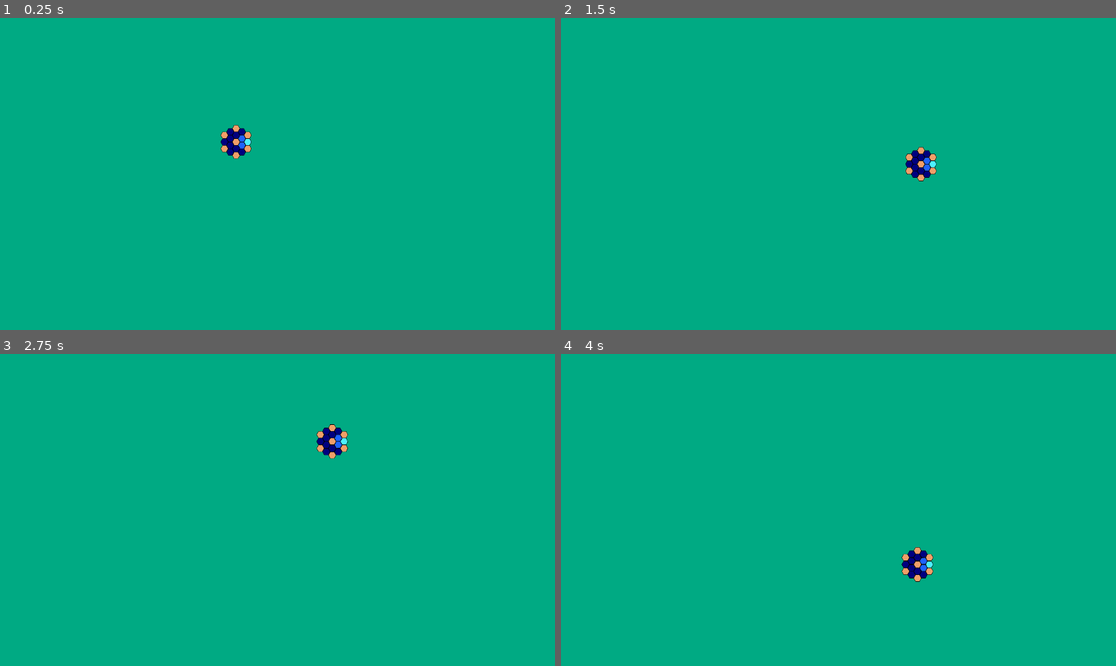
Above: before the commit, frames 1-4 (two rows, left to right).
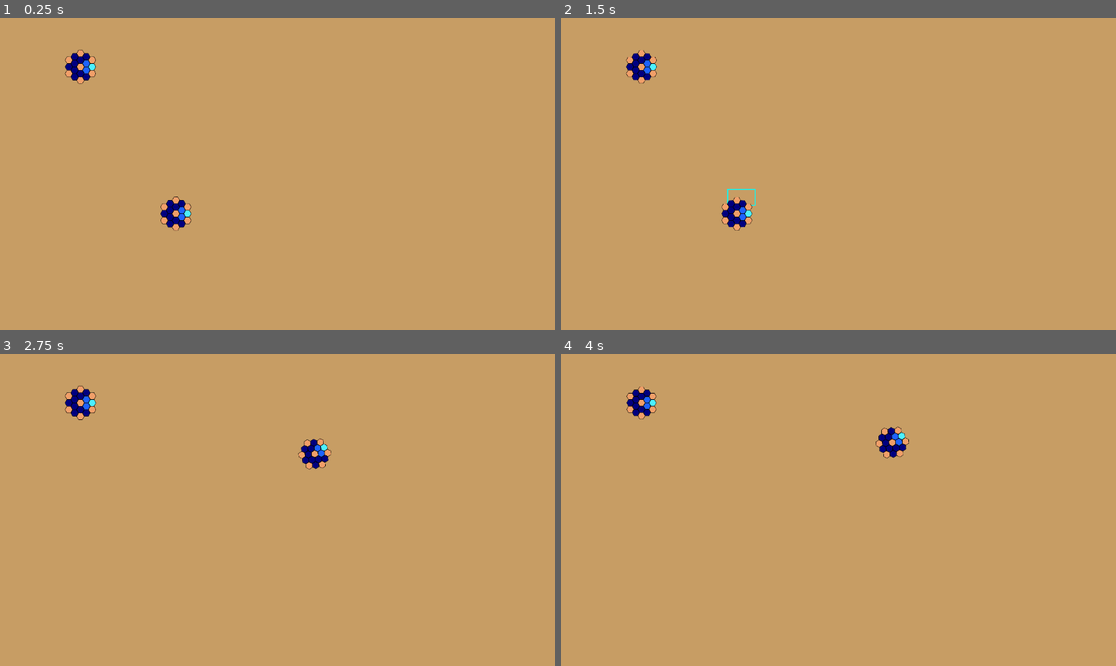
Above: after the commit, the same moments.

Repository: LSilva0/RTS
Game: Godot game, scene res://world.tscn
Same seed, same stepped clock (60 frames per second), same inputs: the game is played once before the commit and once after it. Before the commit the project starts from res://main.tscn.
Inputs (mouse positions are in pixels of both pictures, inside the frame that each line leads up to):
- Up to frame 1 (0.25 s): no input
- Up to frame 2 (1.5 s): tap Enter at 0.5 s; move the mouse to (960, 158) at 0.52 s; press the mouse at (960, 158) at 0.53 s; release the mouse at (960, 158) at 1.25 s; drag from (727, 189) to (810, 236) at 1.27 s
- Up to frame 3 (2.75 s): move the mouse to (333, 441) at 2.02 s; press the mouse at (333, 441) at 2.03 s
- Up to frame 4 (4 s): release the mouse at (894, 441) at 2.75 s; drag from (810, 572) to (672, 463) at 2.77 s; move the mouse to (1005, 556) at 3.52 s; press the mouse at (1005, 556) at 3.53 s

The runs differ from the first frame. In frame 1, 100% of the frame differs, in the area x 0-100%, y 0-100%; in frame 2, 100%; in frame 3, 100%; in frame 4, 100%.

Commit message:
movement commit

Diff:
--- a/project.godot
+++ b/project.godot
@@ -15,6 +15,10 @@
 config/features=PackedStringArray("4.4", "GL Compatibility")
 config/icon="res://icon.svg"
 
+[global_group]
+
+Units=""
+
 [input]
 
 set_target={
--- a/unit.gd
+++ b/unit.gd
@@ -1,34 +1,44 @@
 extends CharacterBody2D
 
 @export var speed = 500
-@export var stop_distance = 10
-var target = null
+@export var target_radius = 10
+
 var stopped = true;
 var idle_tween = Tween;
+var av = Vector2.ZERO
+var avoid_weight = 0.2
+
+var selected = false:
+	set = set_selected
+
+var target = null:
+	set = set_target
+
 func _ready():
 	start_idle_animation()
 
-func _input(event):
-	if event.is_action_pressed("set_target"):
-		target = get_global_mouse_position()
-		print('Input');
+
+#func _input(event):
+#	if event.is_action_pressed("set_target"):
+#		target = get_global_mouse_position()
+#		print('Input');
 
 func _physics_process(delta):
+	velocity = Vector2.ZERO
 	if target != null:
+		velocity = position.direction_to(target)
+		rotation = lerp_angle(rotation,velocity.angle(), 0.5)
 
-		var distance_to_target = position.distance_to(target)
-
-		velocity = position.direction_to(target)
-		velocity = velocity.normalized() * speed
-		move_and_collide(velocity * delta)
-		if distance_to_target <= stop_distance:
+		if position.distance_to(target) <= target_radius:
 				target = null
 				velocity = Vector2.ZERO
-		else:
-			# Move towards target
-			var direction = position.direction_to(target)
-			velocity = direction * speed
-	if velocity != Vector2.ZERO:
+
+		# Move towards target
+	av = avoid()
+	velocity = (velocity + av * avoid_weight).normalized() * speed
+	move_and_collide(velocity * delta)
+	print(velocity)
+	if velocity != Vector2.ZERO and stopped == true:
 		stopped = false
 		stop_idle_animation()
 	elif velocity == Vector2.ZERO and stopped == false:
@@ -36,6 +46,24 @@
 		stopped = true
 		start_idle_animation()
 
+func set_selected(value):
+	selected = value
+	if selected:
+		$Sprite2D.self_modulate = Color.AQUA
+	else:
+		$Sprite2D.self_modulate = Color.WHITE;
+
+func set_target(value):
+	target = value
+
+func avoid():
+	var result = Vector2.ZERO
+	var neighbors = $Detect.get_overlapping_bodies()
+	if neighbors:
+		for n in neighbors:
+			result += n.position.direction_to(position) #Averaging direction of neighbors to self - avoid vector
+		result /= neighbors.size() #average
+	return result.normalized();
 
 func start_idle_animation():
 
--- a/unit.tscn
+++ b/unit.tscn
@@ -5,14 +5,24 @@
 
 [sub_resource type="CircleShape2D" id="CircleShape2D_5wnup"]
 
-[node name="Unit" type="CharacterBody2D"]
+[node name="Unit" type="CharacterBody2D" groups=["Units"]]
+collision_layer = 2
+collision_mask = 2
 script = ExtResource("1_ctwoc")
 
 [node name="CollisionShape2D" type="CollisionShape2D" parent="."]
-scale = Vector2(4, 4)
+scale = Vector2(3, 3)
 shape = SubResource("CircleShape2D_5wnup")
 
 [node name="Sprite2D" type="Sprite2D" parent="."]
 scale = Vector2(0.2, 0.2)
 texture = ExtResource("2_davkp")
-offset = Vector2(0, 135)
+offset = Vector2(5, 135)
+
+[node name="Detect" type="Area2D" parent="."]
+collision_layer = 2
+collision_mask = 2
+
+[node name="CollisionShape2D" type="CollisionShape2D" parent="Detect"]
+scale = Vector2(6, 6)
+shape = SubResource("CircleShape2D_5wnup")
--- /dev/null
+++ b/world.gd
@@ -0,0 +1,40 @@
+extends Node2D
+
+var dragging = false
+var drag_start = Vector2.ZERO
+var select_rect = RectangleShape2D.new()
+var selected = []
+
+@export var color_rect = ColorRect
+func _ready():
+	color_rect.mouse_filter = Control.MOUSE_FILTER_IGNORE
+func _unhandled_input(event: InputEvent) -> void:
+	if event is InputEventMouseButton and event.button_index == MOUSE_BUTTON_LEFT:
+		if event.pressed:
+			if selected.size() == 0: #Checks if there are units selected
+				dragging = true
+				drag_start = event.position
+			else:
+				for item in selected:
+					item.collider.target = event.position
+					item.collider.selected = false
+				selected = [] #Process every item, point them towards the event - mouse click - then unselect them
+		elif dragging:
+			dragging = false
+			queue_redraw()
+			var drag_end = event.position
+			select_rect.size = abs(drag_end - drag_start)
+			var space = get_world_2d().direct_space_state
+			var q = PhysicsShapeQueryParameters2D.new()
+			q.shape = select_rect
+			q.collision_mask = 2
+			q.transform = Transform2D(0, (drag_end + drag_start) / 2)
+			selected = space.intersect_shape(q) #Actual selection inside the rect area
+			for item in selected:
+				item.collider.selected = true
+	if event is InputEventMouseMotion and dragging:
+		queue_redraw()
+
+func _draw():
+	if dragging:
+		draw_rect(Rect2(drag_start, get_global_mouse_position() - drag_start), Color.AQUA, false, 2)
--- /dev/null
+++ b/world.tscn
@@ -0,0 +1,23 @@
+[gd_scene load_steps=3 format=3 uid="uid://0kp6ghpvhrvx"]
+
+[ext_resource type="Script" uid="uid://bnam678ue20ab" path="res://world.gd" id="1_fj7yv"]
+[ext_resource type="PackedScene" uid="uid://q2p2v1xukdr2" path="res://unit.tscn" id="2_tlwt5"]
+
+[node name="World" type="Node2D" node_paths=PackedStringArray("color_rect")]
+z_index = 1
+script = ExtResource("1_fj7yv")
+color_rect = NodePath("ColorRect")
+
+[node name="ColorRect" type="ColorRect" parent="."]
+show_behind_parent = true
+z_index = -1
+z_as_relative = false
+offset_right = 1152.0
+offset_bottom = 648.0
+color = Color(0.779452, 0.613813, 0.392035, 1)
+
+[node name="Unit" parent="." instance=ExtResource("2_tlwt5")]
+position = Vector2(167, 101)
+
+[node name="Unit2" parent="." instance=ExtResource("2_tlwt5")]
+position = Vector2(365, 406)
Not shown, added: world.gd.uid
